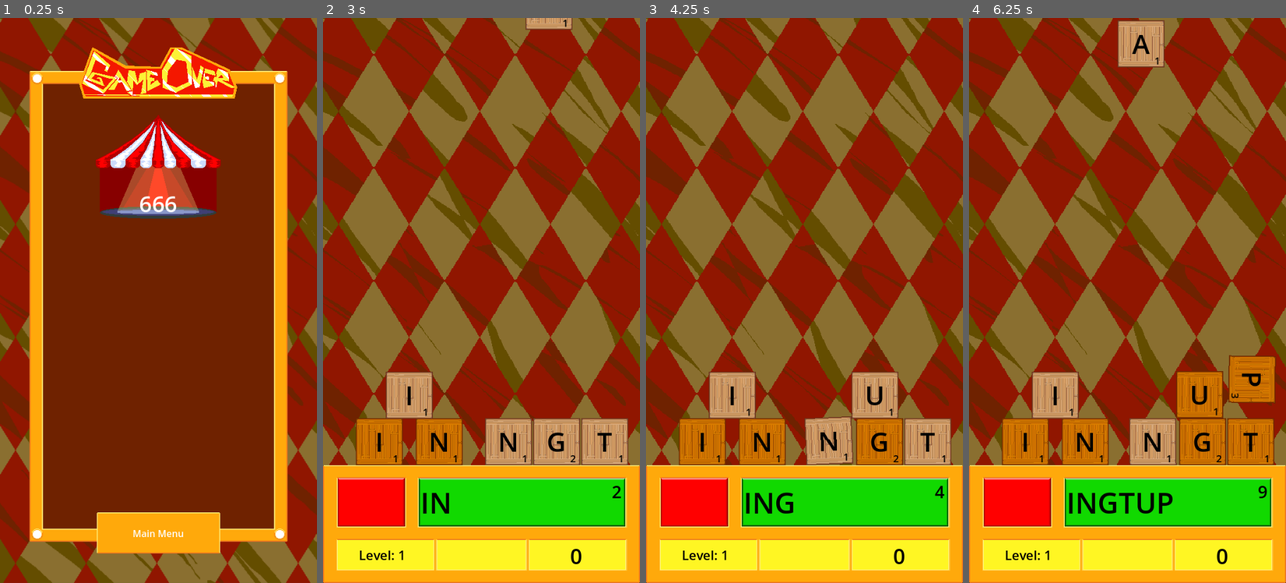
Above: before the commit, frames 1-4 (left to right).
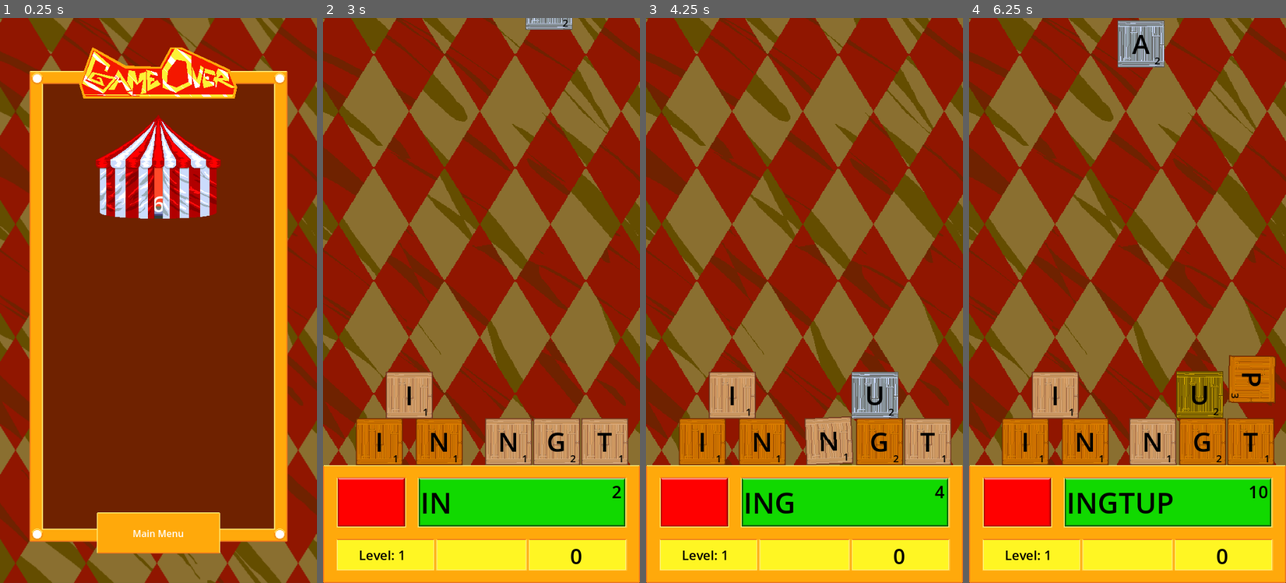
Above: after the commit, the same moments.

Repository: Reicher/lettris2
Game: Godot game, scene res://scenes/GameOver.tscn
Two runs of this game, one before a commit and one after it. Both use one fixed random seed, a clock stepped at 60 frames per second and the inputs below. This scene is started directly instead of the project's main scene.
Inputs:
- Up to frame 1 (0.25 s): no input
- Up to frame 2 (3 s): click "Main Menu" at 0.5 s; click "PLAY" at 1.25 s; click "I" at 2 s; click "N" at 2.75 s
- Up to frame 3 (4.25 s): click "G" at 3.5 s
- Up to frame 4 (6.25 s): click "T" at 4.25 s; click "U" at 5 s; click "P" at 5.75 s

The runs differ from the first frame. In frame 1, 2.9% of the frame differs, in the area x 31-69%, y 26-36%; in frame 2, 0.3%; in frame 3, 1.1%; in frame 4, 2.4%.

Commit message:
Add a few animations

Diff:
--- a/scenes/GameOver.tscn
+++ b/scenes/GameOver.tscn
@@ -1,7 +1,8 @@
-[gd_scene load_steps=9 format=3 uid="uid://cap2k70wpcutv"]
+[gd_scene load_steps=21 format=3 uid="uid://cap2k70wpcutv"]
 
 [ext_resource type="Script" path="res://scripts/GameOver.gd" id="1_n6qrp"]
 [ext_resource type="Texture2D" uid="uid://86ey3tglhxfq" path="res://assets/spritesheet.png" id="2_8l1g2"]
+[ext_resource type="Texture2D" uid="uid://cxkflc30abj7r" path="res://assets/point-reveal.png" id="3_5782y"]
 
 [sub_resource type="AtlasTexture" id="AtlasTexture_vcqva"]
 atlas = ExtResource("2_8l1g2")
@@ -17,6 +18,84 @@
 
 [sub_resource type="LabelSettings" id="LabelSettings_ieile"]
 font_size = 38
+
+[sub_resource type="AtlasTexture" id="AtlasTexture_f4vin"]
+atlas = ExtResource("3_5782y")
+region = Rect2(0, 0, 199, 91)
+
+[sub_resource type="AtlasTexture" id="AtlasTexture_cka7q"]
+atlas = ExtResource("3_5782y")
+region = Rect2(199, 0, 199, 91)
+
+[sub_resource type="AtlasTexture" id="AtlasTexture_2tydf"]
+atlas = ExtResource("3_5782y")
+region = Rect2(398, 0, 199, 91)
+
+[sub_resource type="AtlasTexture" id="AtlasTexture_mmyjn"]
+atlas = ExtResource("3_5782y")
+region = Rect2(597, 0, 199, 91)
+
+[sub_resource type="AtlasTexture" id="AtlasTexture_1bbob"]
+atlas = ExtResource("3_5782y")
+region = Rect2(796, 0, 199, 91)
+
+[sub_resource type="AtlasTexture" id="AtlasTexture_3h21p"]
+atlas = ExtResource("3_5782y")
+region = Rect2(995, 0, 199, 91)
+
+[sub_resource type="AtlasTexture" id="AtlasTexture_a2nny"]
+atlas = ExtResource("3_5782y")
+region = Rect2(1194, 0, 199, 91)
+
+[sub_resource type="AtlasTexture" id="AtlasTexture_c0j6b"]
+atlas = ExtResource("3_5782y")
+region = Rect2(1393, 0, 199, 91)
+
+[sub_resource type="AtlasTexture" id="AtlasTexture_h4spe"]
+atlas = ExtResource("3_5782y")
+region = Rect2(1592, 0, 199, 91)
+
+[sub_resource type="AtlasTexture" id="AtlasTexture_uywr3"]
+atlas = ExtResource("3_5782y")
+region = Rect2(1791, 0, 199, 91)
+
+[sub_resource type="SpriteFrames" id="SpriteFrames_uk0h0"]
+animations = [{
+"frames": [{
+"duration": 1.0,
+"texture": SubResource("AtlasTexture_f4vin")
+}, {
+"duration": 1.0,
+"texture": SubResource("AtlasTexture_cka7q")
+}, {
+"duration": 1.0,
+"texture": SubResource("AtlasTexture_2tydf")
+}, {
+"duration": 1.0,
+"texture": SubResource("AtlasTexture_mmyjn")
+}, {
+"duration": 1.0,
+"texture": SubResource("AtlasTexture_1bbob")
+}, {
+"duration": 1.0,
+"texture": SubResource("AtlasTexture_3h21p")
+}, {
+"duration": 1.0,
+"texture": SubResource("AtlasTexture_a2nny")
+}, {
+"duration": 1.0,
+"texture": SubResource("AtlasTexture_c0j6b")
+}, {
+"duration": 1.0,
+"texture": SubResource("AtlasTexture_h4spe")
+}, {
+"duration": 1.0,
+"texture": SubResource("AtlasTexture_uywr3")
+}],
+"loop": false,
+"name": &"open",
+"speed": 5.0
+}]
 
 [sub_resource type="AtlasTexture" id="AtlasTexture_x0vmf"]
 atlas = ExtResource("2_8l1g2")
@@ -94,6 +173,12 @@
 text = "666"
 label_settings = SubResource("LabelSettings_ieile")
 horizontal_alignment = 1
+
+[node name="AnimatedSprite2D" type="AnimatedSprite2D" parent="Outer Margin/Inner Margin/Most inner/VBoxContainer/TentBack"]
+position = Vector2(7, 85)
+sprite_frames = SubResource("SpriteFrames_uk0h0")
+animation = &"open"
+centered = false
 
 [node name="Title" type="TextureRect" parent="Outer Margin"]
 layout_mode = 2
--- a/scenes/boxes/Ball.tscn
+++ b/scenes/boxes/Ball.tscn
@@ -1,7 +1,8 @@
-[gd_scene load_steps=5 format=3 uid="uid://d0ge5uagl5lv5"]
+[gd_scene load_steps=10 format=3 uid="uid://d0ge5uagl5lv5"]
 
 [ext_resource type="PackedScene" uid="uid://dxw5co5ucfkeo" path="res://scenes/boxes/Basebox.tscn" id="1_2jfjb"]
 [ext_resource type="Texture2D" uid="uid://86ey3tglhxfq" path="res://assets/spritesheet.png" id="2_vvg21"]
+[ext_resource type="Texture2D" uid="uid://d0o7uiu3k84ft" path="res://assets/ball-break.png" id="3_jvjmr"]
 
 [sub_resource type="CircleShape2D" id="CircleShape2D_eody5"]
 radius = 50.0
@@ -9,6 +10,35 @@
 [sub_resource type="AtlasTexture" id="AtlasTexture_eqrwh"]
 atlas = ExtResource("2_vvg21")
 region = Rect2(1383, 1149, 100, 100)
+
+[sub_resource type="AtlasTexture" id="AtlasTexture_d8784"]
+atlas = ExtResource("3_jvjmr")
+region = Rect2(0, 0, 120, 120)
+
+[sub_resource type="AtlasTexture" id="AtlasTexture_p63qn"]
+atlas = ExtResource("3_jvjmr")
+region = Rect2(120, 0, 120, 120)
+
+[sub_resource type="AtlasTexture" id="AtlasTexture_6anfa"]
+atlas = ExtResource("3_jvjmr")
+region = Rect2(240, 0, 120, 120)
+
+[sub_resource type="SpriteFrames" id="SpriteFrames_17wyq"]
+animations = [{
+"frames": [{
+"duration": 1.0,
+"texture": SubResource("AtlasTexture_d8784")
+}, {
+"duration": 1.0,
+"texture": SubResource("AtlasTexture_p63qn")
+}, {
+"duration": 1.0,
+"texture": SubResource("AtlasTexture_6anfa")
+}],
+"loop": false,
+"name": &"Death",
+"speed": 10.0
+}]
 
 [node name="box" instance=ExtResource("1_2jfjb")]
 
@@ -35,3 +65,8 @@
 offset_bottom = 77.0
 grow_horizontal = 1
 grow_vertical = 1
+
+[node name="Animations" parent="." index="2"]
+sprite_frames = SubResource("SpriteFrames_17wyq")
+frame = 0
+frame_progress = 0.0
--- a/scenes/boxes/Case.tscn
+++ b/scenes/boxes/Case.tscn
@@ -1,7 +1,8 @@
-[gd_scene load_steps=5 format=3 uid="uid://b6xnhqcq67agu"]
+[gd_scene load_steps=10 format=3 uid="uid://b6xnhqcq67agu"]
 
 [ext_resource type="PackedScene" uid="uid://dxw5co5ucfkeo" path="res://scenes/boxes/Basebox.tscn" id="1_opawh"]
 [ext_resource type="Texture2D" uid="uid://86ey3tglhxfq" path="res://assets/spritesheet.png" id="2_8860a"]
+[ext_resource type="Texture2D" uid="uid://dv5a1yrv5drk0" path="res://assets/wide-box-break.png" id="3_vuly0"]
 
 [sub_resource type="RectangleShape2D" id="RectangleShape2D_qk4eg"]
 size = Vector2(179, 80)
@@ -9,6 +10,35 @@
 [sub_resource type="AtlasTexture" id="AtlasTexture_6ahjf"]
 atlas = ExtResource("2_8860a")
 region = Rect2(543, 1295, 180, 80)
+
+[sub_resource type="AtlasTexture" id="AtlasTexture_m2pdf"]
+atlas = ExtResource("3_vuly0")
+region = Rect2(0, 0, 150, 100)
+
+[sub_resource type="AtlasTexture" id="AtlasTexture_460g3"]
+atlas = ExtResource("3_vuly0")
+region = Rect2(150, 0, 150, 100)
+
+[sub_resource type="AtlasTexture" id="AtlasTexture_inqf0"]
+atlas = ExtResource("3_vuly0")
+region = Rect2(300, 0, 150, 100)
+
+[sub_resource type="SpriteFrames" id="SpriteFrames_p85ck"]
+animations = [{
+"frames": [{
+"duration": 1.0,
+"texture": SubResource("AtlasTexture_m2pdf")
+}, {
+"duration": 1.0,
+"texture": SubResource("AtlasTexture_460g3")
+}, {
+"duration": 1.0,
+"texture": SubResource("AtlasTexture_inqf0")
+}],
+"loop": false,
+"name": &"Death",
+"speed": 10.0
+}]
 
 [node name="box" instance=ExtResource("1_opawh")]
 
@@ -20,3 +50,8 @@
 offset_left = -90.0
 offset_right = 90.0
 texture_normal = SubResource("AtlasTexture_6ahjf")
+
+[node name="Animations" parent="." index="2"]
+sprite_frames = SubResource("SpriteFrames_p85ck")
+frame = 0
+frame_progress = 0.0
--- a/scenes/boxes/Gold.tscn
+++ b/scenes/boxes/Gold.tscn
@@ -1,14 +1,49 @@
-[gd_scene load_steps=4 format=3 uid="uid://cfvvub6ku12w3"]
+[gd_scene load_steps=9 format=3 uid="uid://cfvvub6ku12w3"]
 
 [ext_resource type="PackedScene" uid="uid://dxw5co5ucfkeo" path="res://scenes/boxes/Basebox.tscn" id="1_604nu"]
 [ext_resource type="Texture2D" uid="uid://86ey3tglhxfq" path="res://assets/spritesheet.png" id="2_a6u38"]
+[ext_resource type="Texture2D" uid="uid://bq1mmtfy1a24m" path="res://assets/gold-box-break.png" id="3_77che"]
 
 [sub_resource type="AtlasTexture" id="AtlasTexture_uikao"]
 atlas = ExtResource("2_a6u38")
 region = Rect2(805, 1295, 80, 80)
+
+[sub_resource type="AtlasTexture" id="AtlasTexture_cowko"]
+atlas = ExtResource("3_77che")
+region = Rect2(0, 0, 100, 100)
+
+[sub_resource type="AtlasTexture" id="AtlasTexture_vsbns"]
+atlas = ExtResource("3_77che")
+region = Rect2(100, 0, 100, 100)
+
+[sub_resource type="AtlasTexture" id="AtlasTexture_6f4yk"]
+atlas = ExtResource("3_77che")
+region = Rect2(200, 0, 100, 100)
+
+[sub_resource type="SpriteFrames" id="SpriteFrames_sc501"]
+animations = [{
+"frames": [{
+"duration": 1.0,
+"texture": SubResource("AtlasTexture_cowko")
+}, {
+"duration": 1.0,
+"texture": SubResource("AtlasTexture_vsbns")
+}, {
+"duration": 1.0,
+"texture": SubResource("AtlasTexture_6f4yk")
+}],
+"loop": false,
+"name": &"Death",
+"speed": 10.0
+}]
 
 [node name="box" instance=ExtResource("1_604nu")]
 multiplier = 3
 
 [node name="Texture" parent="." index="1"]
 texture_normal = SubResource("AtlasTexture_uikao")
+
+[node name="Animations" parent="." index="2"]
+sprite_frames = SubResource("SpriteFrames_sc501")
+frame = 0
+frame_progress = 0.0
--- a/scenes/boxes/Silver.tscn
+++ b/scenes/boxes/Silver.tscn
@@ -1,14 +1,49 @@
-[gd_scene load_steps=4 format=3 uid="uid://bpyhyqrplwfil"]
+[gd_scene load_steps=9 format=3 uid="uid://bpyhyqrplwfil"]
 
 [ext_resource type="PackedScene" uid="uid://dxw5co5ucfkeo" path="res://scenes/boxes/Basebox.tscn" id="1_ooeul"]
 [ext_resource type="Texture2D" uid="uid://86ey3tglhxfq" path="res://assets/spritesheet.png" id="2_5gull"]
+[ext_resource type="Texture2D" uid="uid://c86maoy702vuq" path="res://assets/silver-box-break.png" id="3_ne27i"]
 
 [sub_resource type="AtlasTexture" id="AtlasTexture_lysr3"]
 atlas = ExtResource("2_5gull")
 region = Rect2(886, 1295, 80, 80)
+
+[sub_resource type="AtlasTexture" id="AtlasTexture_4paq7"]
+atlas = ExtResource("3_ne27i")
+region = Rect2(0, 0, 100, 100)
+
+[sub_resource type="AtlasTexture" id="AtlasTexture_2sapj"]
+atlas = ExtResource("3_ne27i")
+region = Rect2(100, 0, 100, 100)
+
+[sub_resource type="AtlasTexture" id="AtlasTexture_qtsrt"]
+atlas = ExtResource("3_ne27i")
+region = Rect2(200, 0, 100, 100)
+
+[sub_resource type="SpriteFrames" id="SpriteFrames_n8y5h"]
+animations = [{
+"frames": [{
+"duration": 1.0,
+"texture": SubResource("AtlasTexture_4paq7")
+}, {
+"duration": 1.0,
+"texture": SubResource("AtlasTexture_2sapj")
+}, {
+"duration": 1.0,
+"texture": SubResource("AtlasTexture_qtsrt")
+}],
+"loop": false,
+"name": &"Death",
+"speed": 10.0
+}]
 
 [node name="box" instance=ExtResource("1_ooeul")]
 multiplier = 2
 
 [node name="Texture" parent="." index="1"]
 texture_normal = SubResource("AtlasTexture_lysr3")
+
+[node name="Animations" parent="." index="2"]
+sprite_frames = SubResource("SpriteFrames_n8y5h")
+frame = 0
+frame_progress = 0.0
--- a/scripts/Game.gd
+++ b/scripts/Game.gd
@@ -43,7 +43,7 @@
 
 func _get_next_box_type():
 	# DEBUG CHAOS
-	# return [Normal, Silver, Gold, Ball, Case][randi() % 5]
+	return [Normal, Silver, Gold, Ball, Case][randi() % 5]
 
 	var next = Normal
 	# Nice boxes
--- a/scripts/GameOver.gd
+++ b/scripts/GameOver.gd
@@ -2,5 +2,9 @@
 
 var main_menu = preload("res://scenes/MainMenu.tscn")
 
-func _on_texture_button_pressed():
+func _ready() -> void:
+	var tent = $"Outer Margin/Inner Margin/Most inner/VBoxContainer/TentBack/AnimatedSprite2D"
+	tent.play("open")
+
+func _on_texture_button_pressed() -> void:
 	get_tree().change_scene_to_packed(main_menu)
Binary file added: assets/ball-break.png
Binary file added: assets/gold-box-break.png
Binary file added: assets/point-reveal.png
Binary file added: assets/silver-box-break.png
Binary file added: assets/wide-box-break.png
